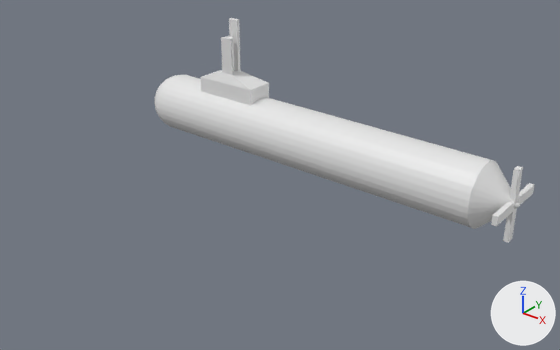
The FBX model res/units/Shark/Shark.fbx: old version first, new version second.
Both versions are drawn from a 50 mm lens placed at (13.77, -18.86, 10.09), pointed at (1.15, -3.08, 0.3). Arrows for +X, +Y and +Z are at lower right; the lights stay in place. Where no turn or scale is listed for an object, it has been applied to the vertices.

Objects in the first picture: 'base', 'push'.
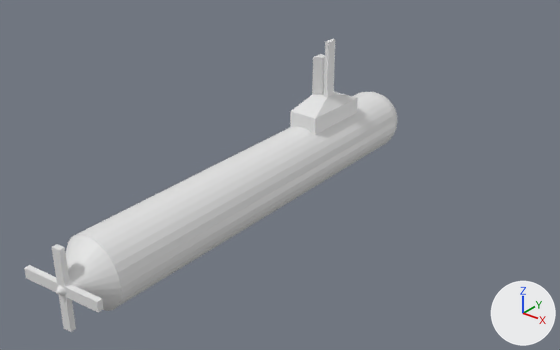
Where the newer file only moved an object's origin or applied its transform, the numbers keep the older frame.

What differs and where, as boxes [x1, y1, x2, y2] in the pictures (560 x 350 px):
'base', moved, turned
    before: [154, 18, 520, 229]
    after: [56, 39, 398, 311]
'push', mesh turned
    before: [491, 166, 534, 242]
    after: [24, 244, 103, 332]

Patch to the scene script:
```diff
--- a/res/units/Shark/Shark.fbx.py
+++ b/res/units/Shark/Shark.fbx.py
@@ me_mesh_001 @@
 me_mesh_001.from_pydata(...)  # 24 vertices, 44 faces; spans x -0.08..0.08, y -1.18..1.27, z -1.13..1.11
 # used by ob_push; location = (6.93, 0.0, -0.02)
+# me_mesh_001 part 1: the whole mesh is turned 94.2 degrees about the z axis through its middle, then moved by (-6.49, -10.29, -0.09)
 me_mesh_001.materials.append(mat_材质)
@@ ob_base @@
 ob_base = bpy.data.objects.new('base', me_mesh)
-ob_base.location = (-3.3, -0.02, -0.01)
-ob_base.rotation_euler = (1.558, -0.00934, 1.571)  # degrees (89, -0.5, 90)
+ob_base.location = (0.48, -0.02, 0.01)
+ob_base.rotation_euler = (1.571, 0.0, 0.0)  # degrees (90, 0, 0)
 ob_base.scale = (0.339, 0.472, 1.0)
```
